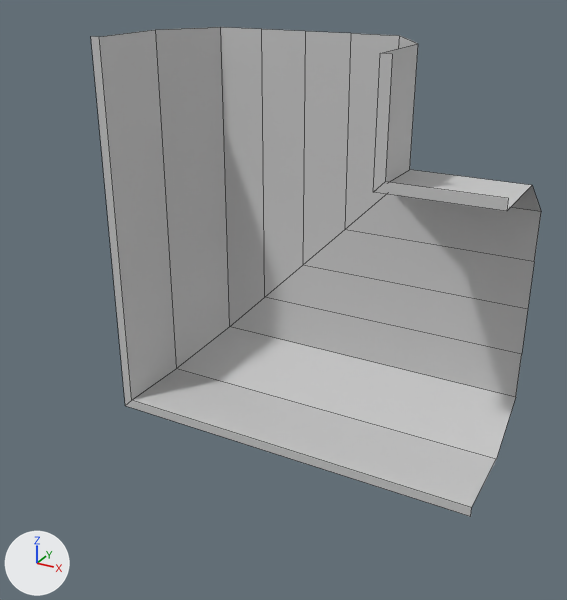
The FBX model Game/Assets/Art/FBX/Corner_4x4m.fbx, before and after one commit.
The view is the same before and after, from a 50 mm lens placed at (1.29, -7.9, 3.19), pointed at (-2.03, -1.86, 0.18). Lighting does not change. The marker at lower left points along +X, +Y and +Z. Mesh edges are drawn as thin lines. Where no turn or scale is listed for an object, it has been applied to the vertices.

Before the edit, the objects in view are built like this:
```python
me_mesh = bpy.data.meshes.new('Mesh')
me_mesh.from_pydata(...)  # 33 vertices, 20 faces; spans x -4.0..0.0, y -2.0..-0.55, z -1.5..2.5
me_mesh.materials.append(mat_util_grey)  # light grey #cacaca
# before: 0 (0.0, -2.0, 1.5) at pixel (508, 198), 6 (0.0, -2.0, 1.4) at pixel (506, 211), 14 (-1.0, -2.0, 2.5) at pixel (392, 54), 15 (-1.0, -2.0, 1.5) at pixel (385, 181), 16 (-1.1, -2.0, 1.4) at pixel (373, 192)
# before: 17 (-1.1, -2.0, 2.5) at pixel (380, 53)
# before: 1 (-4.0, -2.0, -1.5) at pixel (125, 405), 2 (0.0, -2.0, -1.5) at pixel (470, 516), 3 (0.0, -2.0, -1.4) at pixel (471, 507), 11 (-3.9, -2.0, -1.4) at pixel (131, 400), 25 (-4.0, -2.0, 2.5) at pixel (90, 36)
# before: 26 (-3.9, -2.0, 2.5) at pixel (99, 36)
ob_corner_4x4m = bpy.data.objects.new('Corner_4x4m', me_mesh)
ob_corner_4x4m.location = (0.0, 0.0, 0.0)
```
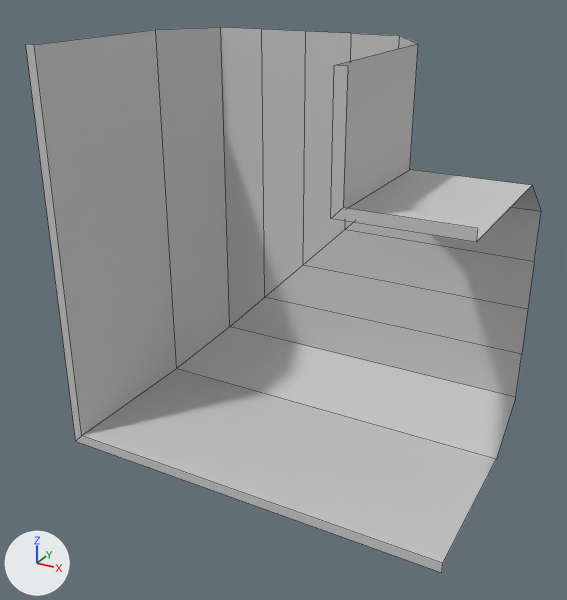
The newer file is also turned or shifted as a whole; pictures and numbers use the older file's frame.

Changed parts and their boxes [x1, y1, x2, y2] in the pictures (567 x 600 px; the box of a moved part takes in the faces that stretch with it):
'Corner_4x4m', reshaped (14% wider, 12% taller): before [91, 27, 541, 516]; after [26, 27, 541, 573]
part 1 of me_mesh, moved or reshaped: before [373, 44, 532, 211]; after [331, 44, 532, 242]
part 2 of me_mesh, moved or reshaped: before [91, 30, 496, 516]; after [26, 30, 496, 573]

Edits to the bpy script that builds the scene:
```text
Change me_mesh:
    where me_mesh.from_pydata(...)  # 33 vertices, 20 faces; spans x -4.0..0.0, y -2.0..-0.55, z -1.5..2.5
    used by ob_corner_4x4m; location = (0.0, 0.0, 0.0)
    me_mesh part 1
    add for i in [0, 6, *range(14, 18)]: me_mesh.vertices[i].co += Vector((0.0, -0.82, 0.0))
    me_mesh part 2
    add for i in [1, 2, 3, 11, 25, 26]: me_mesh.vertices[i].co += Vector((0.0, -0.82, 0.0))
```
